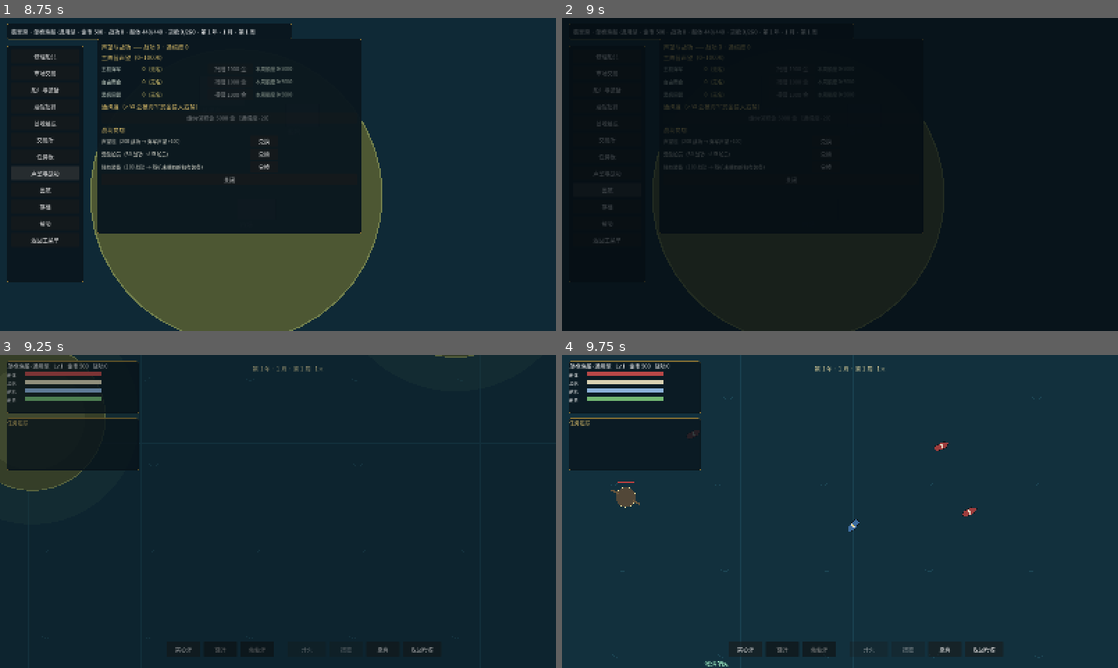
Above: before the commit, frames 1-4 (two rows, left to right).
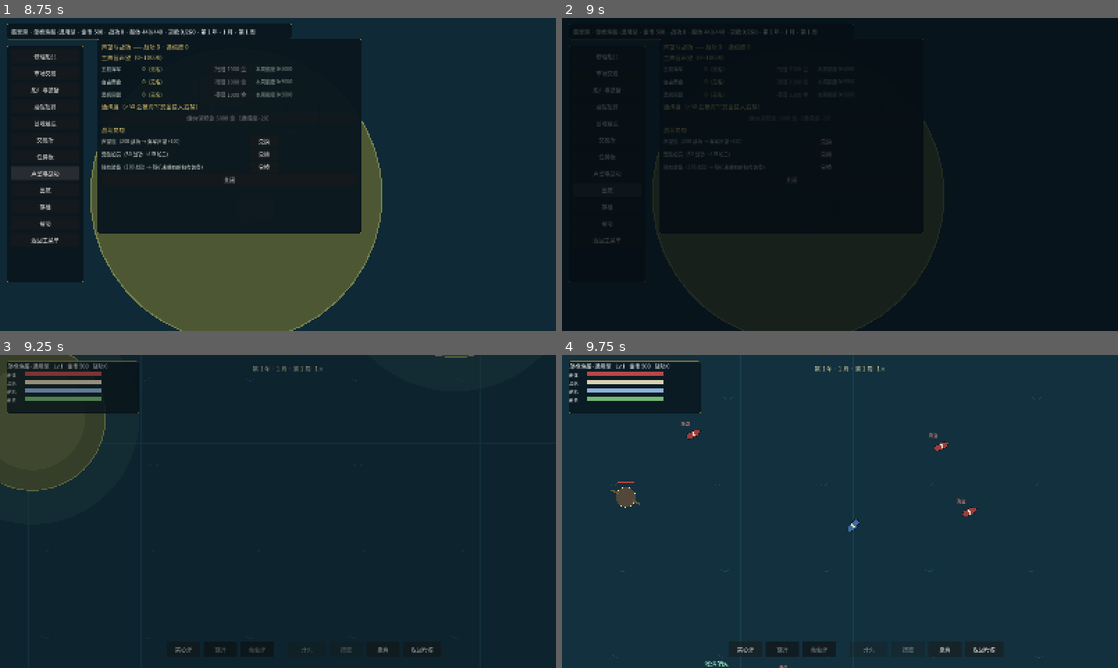
Above: after the commit, the same moments.

Repository: lucifermbbgh/OceanHero
Game: Godot game, scene res://scenes/main.tscn
Same seed, same stepped clock (60 frames per second), same inputs: the game is played once before the commit and once after it.
Inputs (mouse positions are in pixels of both pictures, inside the frame that each line leads up to):
- Up to frame 1 (8.75 s): tap Enter at 0.5 s; move the mouse to (400, 158) at 0.52 s; hold D (steer_right) 0.53-1.25 s; tap B at 0.6 s; click (400, 158) at 0.67 s; tap Space at 0.77 s; click "新游戏" at 1.25 s; drag from (166, 190) to (250, 237) at 2.02 s; click "修理船只" at 2.75 s; click "市场交易" at 3.5 s; click "船厂与装备" at 4.25 s; click "酒馆招募" at 5 s; click "基地建设" at 5.75 s; click "交易所" at 6.5 s; click "任务板" at 7.25 s; click "声望与战功" at 8 s
- Up to frame 2 (9 s): click "出航" at 8.75 s
- Up to frame 3 (9.25 s): no input
- Up to frame 4 (9.75 s): move the mouse to (895, 442) at 9.52 s; hold D (steer_right) from 9.53 s (still down); tap E at 9.6 s

Frames 1-2 are identical in both runs. In frame 3, 2.8% of the frame differs, in the area x 1-25%, y 20-37%; in frame 4, 4.0%, in the area x 1-73%, y 20-100%.

Commit message:
feat: 护航商船状态标注与单位阵营标识
- 任务追踪行显示护航商船状态：⚑ 船体% · 距离；丢失显示「失联」
- 单位头顶阵营标签：海盗(红) / 商船(绿) / 海军(蓝紫)，用 draw_set_transform 抵消旋转保持水平
- 阵营倾向：声望 ≥3000 时该阵营单位标签变为「同势力」（当前仅视觉）
- 无任务时自动隐藏任务追踪面板
- 文档补充 §16.3 单位标识现状与美术到位后的信息栏方案
- 实测记录表新增 C12/C13/F9/F10

Diff:
--- a/scripts/core/game_state.gd
+++ b/scripts/core/game_state.gd
@@ -458,6 +458,16 @@
 		if String(q.get("type", "")) == "transport" and StringName(q.get("commodity", "")) == commodity:
 			q["progress"] = int(q.get("progress", 0)) + amount
 	_quest_check()
+
+## 玩家当前最亲近的阵营（声望 ≥ 3000 才算"加入"），用于单位标识
+func aligned_faction() -> String:
+	var best := ""
+	var best_v := 3000
+	for f in FACTIONS:
+		if rep_of(f) >= best_v and rep_of(f) > best_v - 1:
+			best_v = rep_of(f)
+			best = f
+	return best
 
 func notoriety() -> int:
 	return int(reputation.get("notoriety", 0))
--- a/scripts/sea/sea_scene.gd
+++ b/scripts/sea/sea_scene.gd
@@ -867,9 +867,23 @@
 
 func _refresh_quest_hud() -> void:
 	var can_nav: Array = []
+	var notes: Array = []
 	for q in GameState.quests_active:
 		can_nav.append(_quest_nav_target(q) != null)
-	hud.update_quests(GameState.quests_active, can_nav)
+		notes.append(_quest_note(q))
+	hud.update_quests(GameState.quests_active, can_nav, notes)
+
+## 任务行的附加状态（目前只有护航任务显示商船情况）
+func _quest_note(q: Dictionary) -> String:
+	if String(q.get("type", "")) != "escort":
+		return ""
+	if escort_ship == null or not is_instance_valid(escort_ship):
+		return "　⚑ 失联"
+	if not escort_ship.alive:
+		return "　⚑ 已损毁"
+	var pct := int(escort_ship.hull_pct() * 100.0)
+	var dist := int(player.global_position.distance_to(escort_ship.global_position))
+	return "　⚑ %d%% · %dm" % [pct, dist]
 
 func _lock_target(enemy) -> void:
 	player.target = enemy
--- a/scripts/ship/sea_ship.gd
+++ b/scripts/ship/sea_ship.gd
@@ -406,6 +406,10 @@
 		hull_col = Color(0.24, 0.42, 0.62)
 	elif faction == "pirate":
 		hull_col = Color(0.62, 0.24, 0.24)
+	elif faction == "navy":
+		hull_col = Color(0.30, 0.36, 0.68)
+	elif faction == "merchant":
+		hull_col = Color(0.30, 0.55, 0.35)
 	var pts := PackedVector2Array([
 		Vector2(26, 0), Vector2(10, 11), Vector2(-20, 9),
 		Vector2(-26, 0), Vector2(-20, -9), Vector2(10, -11),
@@ -428,3 +432,32 @@
 		draw_rect(Rect2(-w * 0.5, y, w * hull_pct(), 4), Color(0.75, 0.25, 0.25))
 	if is_player:
 		draw_circle(Vector2.ZERO, 3.0, Color(0.9, 0.8, 0.3))
+	# 阵营标签（美术资源到位后改为头顶信息栏，见 02-systems-design §16.3）
+	if not is_player:
+		var tag := ""
+		var tag_col := Color(0.8, 0.8, 0.8)
+		match faction:
+			"pirate":
+				tag = "海盗"
+				tag_col = Color(0.95, 0.55, 0.5)
+			"navy":
+				tag = "海军"
+				tag_col = Color(0.65, 0.75, 1.0)
+			"merchant":
+				tag = "商船"
+				tag_col = Color(0.6, 0.95, 0.7)
+		if tag != "":
+			# 阵营 id 与单位 faction 名称不同，需要映射
+			var aligned := ""
+			if GameState != null:
+				var a: String = GameState.aligned_faction()
+				if (a == "royal_navy" and faction == "navy") 					or (a == "merchant" and faction == "merchant") 					or (a == "black_sail" and faction == "pirate"):
+					aligned = a
+			if aligned != "":
+				tag = "同势力"
+				tag_col = Color(0.55, 1.0, 0.6)
+			# 抵消船体旋转，让标签始终水平
+			draw_set_transform(Vector2(-26, -44), -rotation, Vector2.ONE)
+			draw_string(ThemeDB.fallback_font, Vector2.ZERO, tag,
+				HORIZONTAL_ALIGNMENT_LEFT, -1, 15, tag_col)
+			draw_set_transform(Vector2.ZERO, 0.0, Vector2.ONE)
--- a/scripts/ui/sea_hud.gd
+++ b/scripts/ui/sea_hud.gd
@@ -22,6 +22,7 @@
 var _fire_btn: Button
 var _board_btn: Button
 var _quest_rows: Array = []
+var _quest_panel: PanelContainer = null
 var _retreat_btn: Button
 var _ticker_timer := 0.0
 
@@ -115,7 +116,8 @@
 	_bar_row(vb, "crew", "船员", Color(0.45, 0.72, 0.45))
 
 func _build_quest_panel(root: Control) -> void:
-	var vb := _make_panel(root, Vector2(20, 182), Vector2(380, 150))
+	var vb := _make_panel(root, Vector2(20, 182), Vector2(470, 150))
+	_quest_panel = vb.get_parent() as PanelContainer
 	var title := Label.new()
 	title.text = "任务追踪"
 	title.add_theme_font_size_override("font_size", 15)
@@ -127,7 +129,7 @@
 		vb.add_child(hb)
 		var l := Label.new()
 		l.add_theme_font_size_override("font_size", 13)
-		l.custom_minimum_size = Vector2(268, 0)
+		l.custom_minimum_size = Vector2(352, 0)
 		l.autowrap_mode = TextServer.AUTOWRAP_WORD_SMART
 		hb.add_child(l)
 		var b := Button.new()
@@ -227,7 +229,9 @@
 	hb.add_child(ret)
 
 ## 刷新任务追踪面板；targets[i] 为「导航是否可用」
-func update_quests(active: Array, can_nav: Array) -> void:
+func update_quests(active: Array, can_nav: Array, notes: Array = []) -> void:
+	if _quest_panel != null:
+		_quest_panel.visible = not active.is_empty()
 	for i in range(_quest_rows.size()):
 		var row: Dictionary = _quest_rows[i]
 		var hb: HBoxContainer = row.row
@@ -238,7 +242,10 @@
 			var fac_txt := ""
 			if fac != "":
 				fac_txt = "　[%s]" % String(GameState.FACTION_NAMES.get(fac, ""))
-			row.label.text = "%s　%s%s" % [String(q.get("title", "任务")), prog, fac_txt]
+			var note := ""
+			if i < notes.size():
+				note = String(notes[i])
+			row.label.text = "%s　%s%s%s" % [String(q.get("title", "任务")), prog, fac_txt, note]
 			hb.visible = true
 			row.button.disabled = not bool(can_nav[i]) if i < can_nav.size() else true
 		else:
--- a/tests/integration/run.gd
+++ b/tests/integration/run.gd
@@ -527,6 +527,44 @@
 	var h_target = s3._quest_nav_target(GameState.quests_active[0])
 	_ok(h_target != null, "讨伐任务导航到最近的海盗")
 
+	# 护航任务：任务行显示商船状态
+	GameState.quests_active.clear()
+	GameState.quests_active.append({"id": "n4", "type": "escort", "amount": 1, "progress": 0,
+		"title": "护送商船", "reward_gold": 100, "reward_xp": 0, "reward_comm": 0})
+	var s4 = load("res://scenes/sea/sea_scene.tscn").instantiate()
+	add_child(s4)
+	await _frames(3)
+	var note: String = s4._quest_note(GameState.quests_active[0])
+	_ok(note.contains("⚑") and note.contains("%"), "护航任务显示商船状态", note)
+	s4.escort_ship = null
+	_ok(String(s4._quest_note(GameState.quests_active[0])).contains("失联"), "商船丢失后显示失联")
+	s4.queue_free()
+	await _frames(2)
+
+	# 阵营倾向（声望 ≥3000 视为加入）
+	GameState.reset_new_game()
+	_ok(GameState.aligned_faction() == "", "声望不足时无阵营倾向")
+	GameState.reputation["royal_navy"] = 3200
+	_ok(GameState.aligned_faction() == "royal_navy", "海军声望 3200 → 倾向海军")
+	GameState.reputation["black_sail"] = 5000
+	_ok(GameState.aligned_faction() == "black_sail", "黑帆声望更高时倾向黑帆")
+
+	# 同势力标签映射：海盗单位在加入黑帆后应显示"同势力"
+	GameState.current_map = 1
+	var s5 = load("res://scenes/sea/sea_scene.tscn").instantiate()
+	add_child(s5)
+	await _frames(3)
+	var pirate5 = null
+	for e in s5.enemies:
+		if String(e.get("faction")) == "pirate":
+			pirate5 = e
+			break
+	_ok(pirate5 != null, "找到海盗单位用于标签判定")
+	_ok(GameState.aligned_faction() == "black_sail", "当前倾向黑帆")
+	s5.queue_free()
+	await _frames(2)
+	GameState.reputation["black_sail"] = 0
+
 	# 贸易任务没有具体地点
 	var trade := {"type": "trade", "amount": 100, "progress": 0}
 	_ok(s3._quest_nav_target(trade) == null, "贸易任务没有导航点")
Binary file added: docs/screenshots/25-faction-tags.png
Binary file added: docs/screenshots/26-ally-tag.png
Not shown, changed: docs/02-systems-design.md
Not shown, changed: docs/09-playtest-record.md
